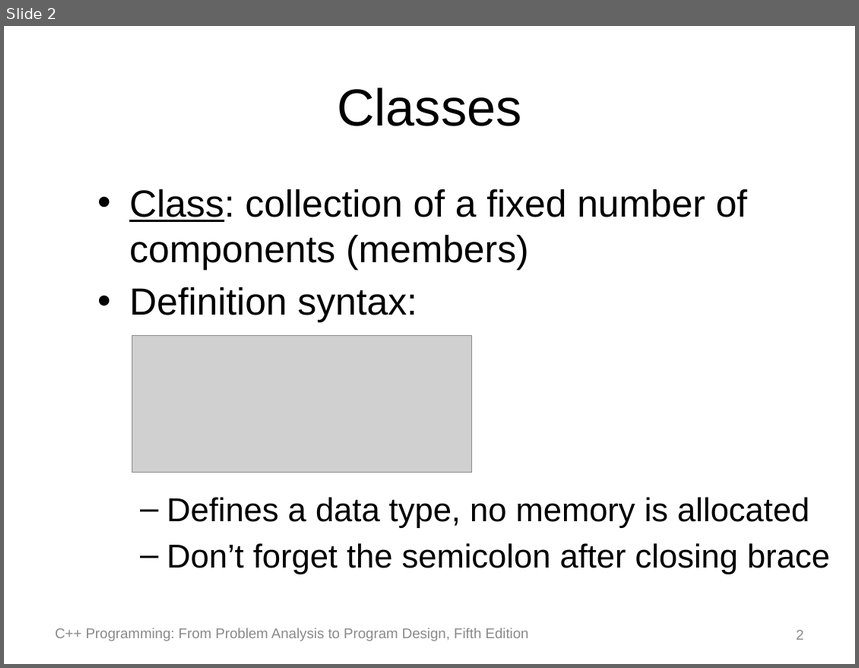
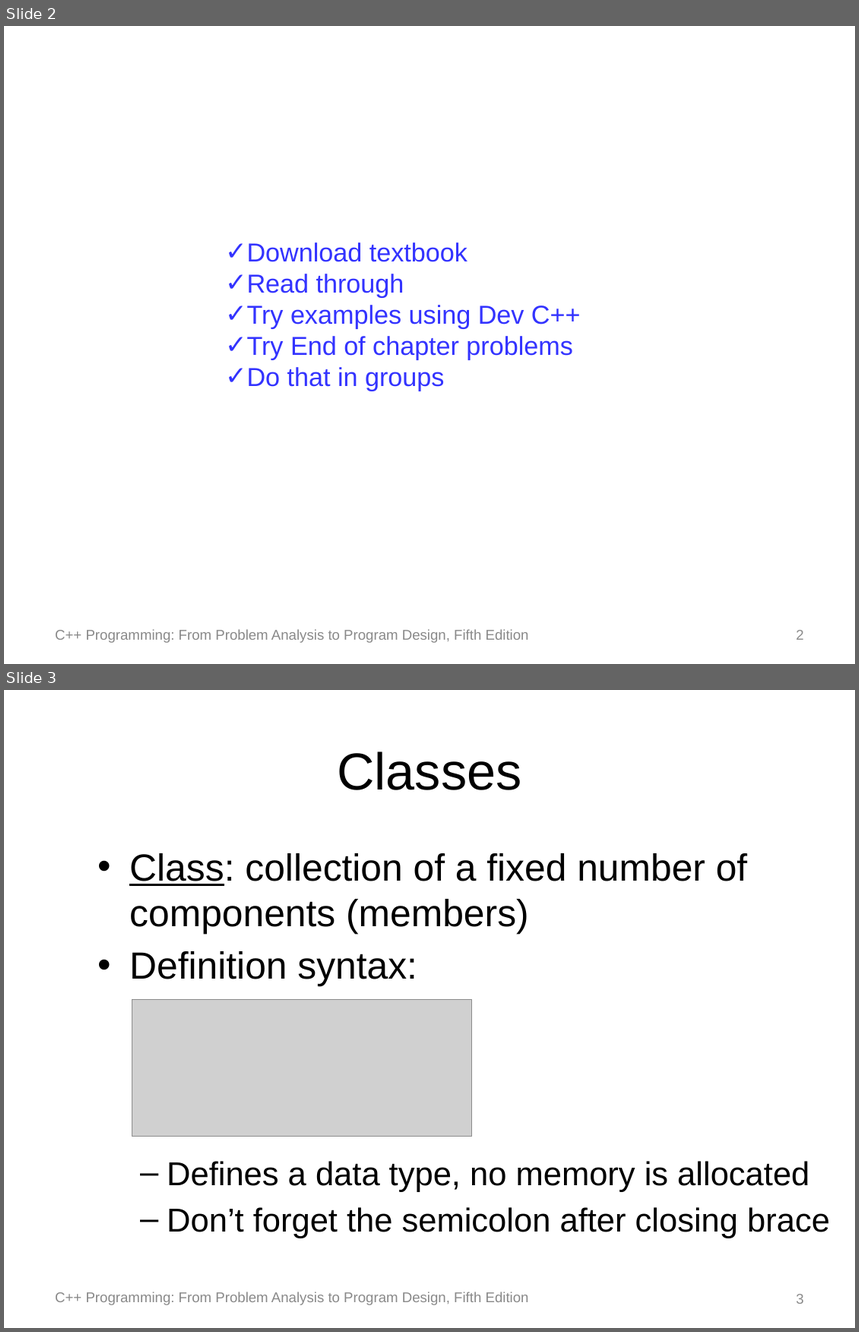
Before and after one commit to Emadalsuwat/emadalsuwat.github.io, a slide deck: Programming2/CH11.pptx. Shown one above the other, each under a label of ours: slide 2 before the commit, slides 2 and 3 after it. The pictures are 859x668 and 859x1332 pixels, drawn with LibreOffice and Linux fonts; fonts in the diff are those of the drawing; grey boxes stand for pictures. Boxes give left, top, right and bottom in pixels: in the first picture for what was removed or moved away, otherwise in the second. Text is boxed around its words. In the diff, an @@ line names an element or a change of style, - is before the commit and + after.

```diff
--- a/Programming2/CH11.pptx
+++ b/Programming2/CH11.pptx
@@ slide 2 added at [4, 26, 855, 664], background #FFFFFF @@
@@ text added at [247, 243, 581, 392], 22 pt, text #3333FF @@
+✓ Download textbook
+✓ Read through
+✓ Try examples using Dev C++
+✓ Try End of chapter problems
+✓ Do that in groups
@@ text added at [55, 629, 529, 643], 12 pt, text #898989 @@
+C++ Programming: From Problem Analysis to Program Design, Fifth Edition
@@ page number added at [796, 630, 804, 640], 12 pt, text #8C8C8C @@
+2
@@ what was slide 2 is now slide 3 @@
@@ page number at [796, 1294, 804, 1304]: text changed @@
-2
+3
```
Also in this commit, not shown: 1 slide changed, 5 other files.
